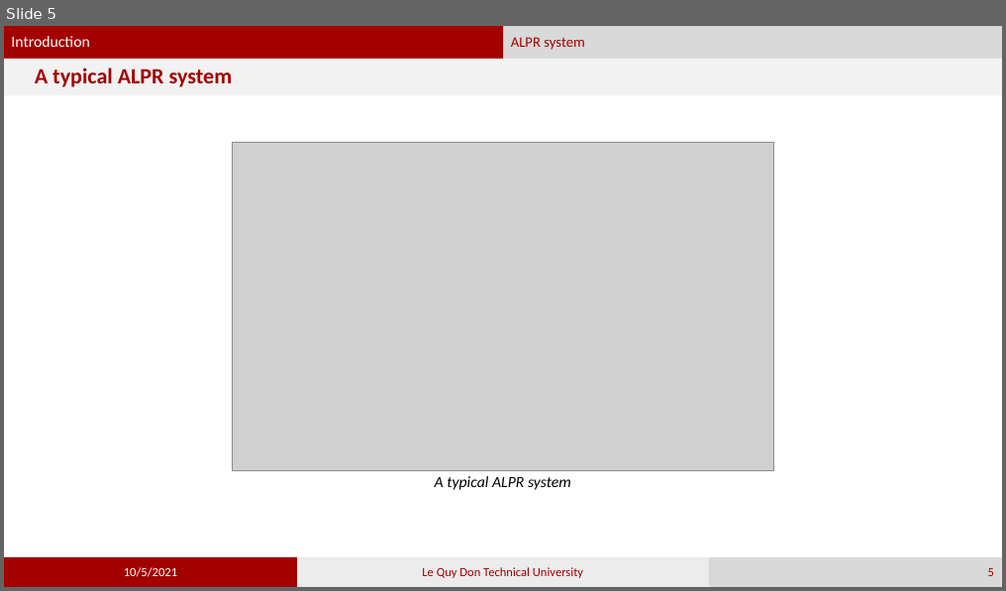
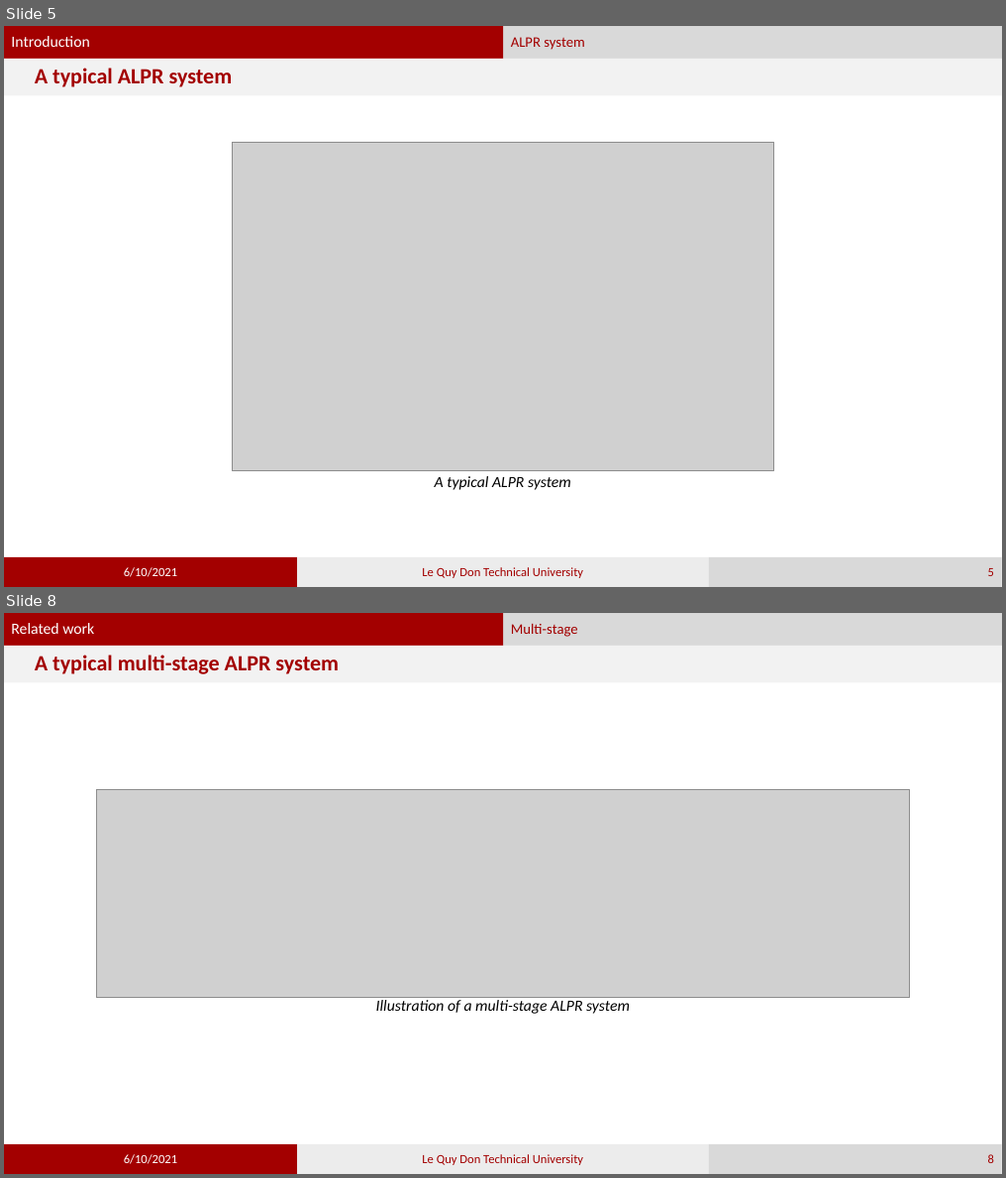
Before and after one commit to phamvandan/graduated-thesis-2021, a slide deck: my_template.pptx. Shown one above the other, each under a label of ours: slide 5 before the commit, slides 5 and 8 after it; the slides between them are not shown. The pictures are 1006x591 and 1006x1178 pixels, drawn with LibreOffice and Linux fonts; fonts in the diff are those of the drawing; grey boxes stand for pictures. Boxes give left, top, right and bottom in pixels: in the first picture for what was removed or moved away, otherwise in the second. Text is boxed around its words. In the diff, an @@ line names an element or a change of style, - is before the commit and + after.

```diff
--- a/my_template.pptx
+++ b/my_template.pptx
@@ slide 8 added at (x1=4, y1=613, x2=1002, y2=1174), background #FFFFFF; not listed: 2 template elements that a slide beside it also shows @@
@@ text added at (x1=4, y1=613, x2=503, y2=646), fill #A30000, 15 pt, text #FFFFFF @@
+Related work
@@ text added at (x1=503, y1=613, x2=1002, y2=646), fill #D9D9D9, 14 pt, text #A30000 @@
+Multi-stage
@@ title added at (x1=4, y1=646, x2=1002, y2=682), fill #F2F2F2, 21 pt, text #A30000, bold @@
+A typical multi-stage ALPR system
@@ picture added at (x1=96, y1=789, x2=910, y2=998) @@
@@ text added at (x1=376, y1=1000, x2=630, y2=1014), 15 pt, text #000000, italic @@
+Illustration of a multi-stage ALPR system
@@ rectangle added at (x1=4, y1=1145, x2=297, y2=1174), fill #A30000, 12 pt, text #FFFFFF @@
+6/10/2021
@@ rectangle added at (x1=297, y1=1145, x2=709, y2=1174), fill #ECECEC, 12 pt, text #A30000 @@
+Le Quy Don Technical University
@@ page number added at (x1=709, y1=1145, x2=1002, y2=1174), fill #D9D9D9, 12 pt, text #A30000 @@
+8
@@ slide 5 changed as well @@
@@ text in rectangle at (x1=124, y1=568, x2=177, y2=577): text changed @@
-10/5/2021
+6/10/2021
```
Also in this commit, not shown: 4 other slides changed, 7 other slides added.
